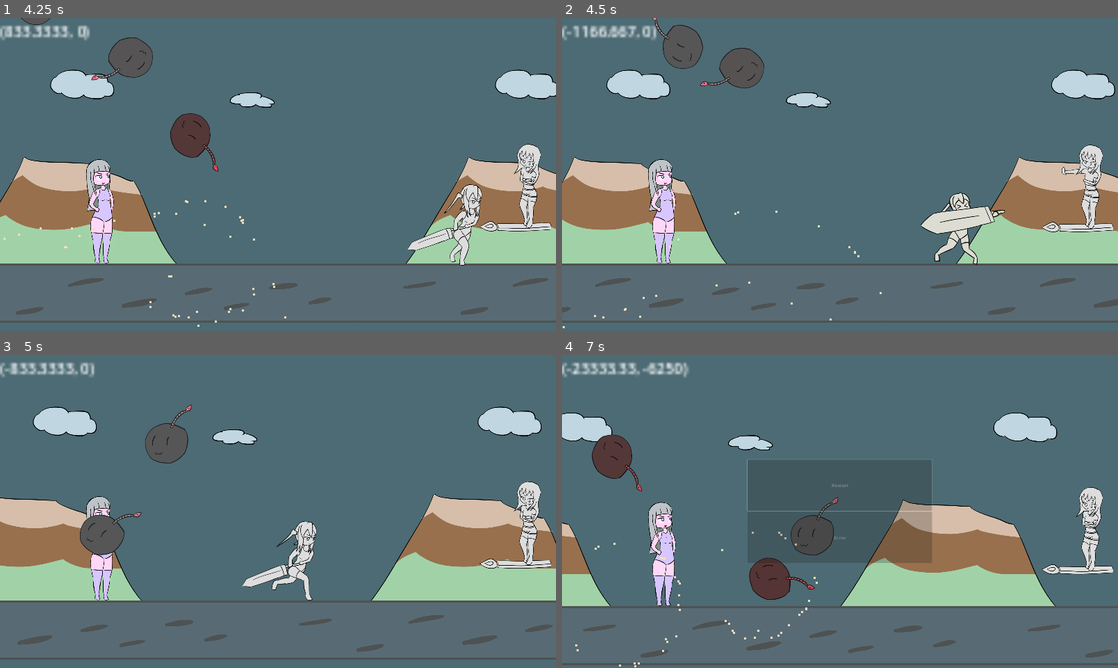
Above: before the commit, frames 1-4 (two rows, left to right).
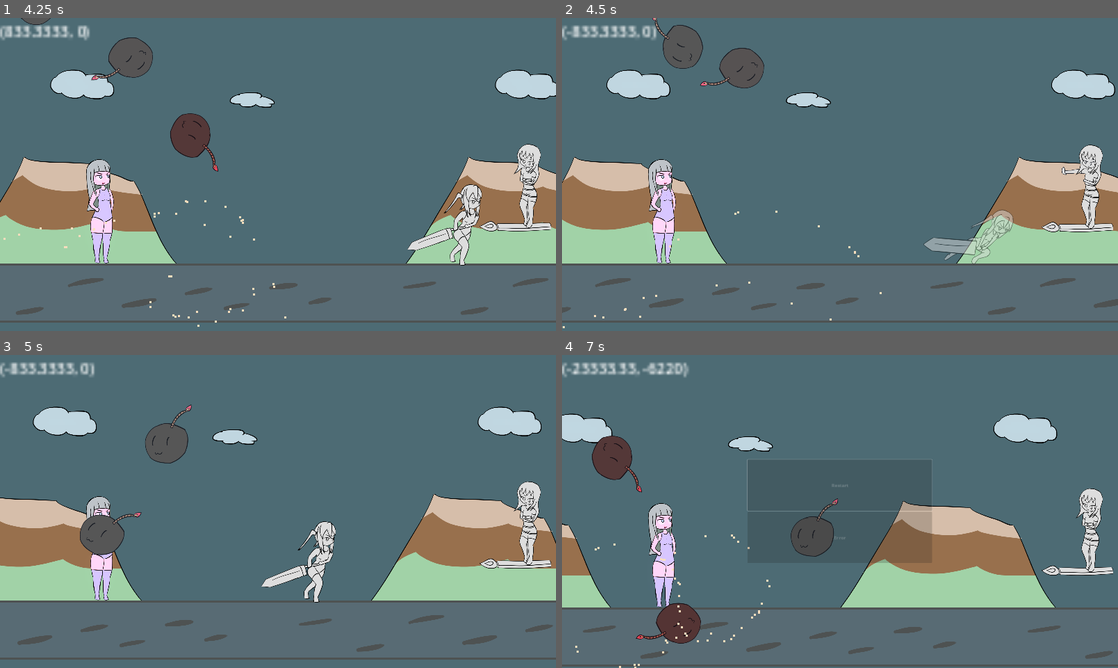
Above: after the commit, the same moments.

Repository: BeatMil/Animurun
Game: Godot game, scene res://Scenes/Forest.tscn
Same seed, same stepped clock (60 frames per second), same inputs: the game is played once before the commit and once after it.
Inputs:
- Up to frame 1 (4.25 s): hold J (attack) 0.53-1.28 s; hold D (move_right) 0.53-2.03 s; tap Space (jump) at 0.77, 1.52, 3.02, 3.77 s; tap K (block) at 1.35 s; hold A (move_left) 2.03-2.78 s; hold L (dodge) 2.03-2.78 s; hold D (move_right) from 2.78 s (still down); tap J (attack) at 2.85 s; hold K (block) from 3.53 s (still down)
- Up to frame 2 (4.5 s): release D (move_right) at 4.28 s; release K (block) at 4.28 s; hold A (move_left) from 4.28 s (still down); tap L (dodge) at 4.35 s
- Up to frame 3 (5 s): keep holding A (move_left); tap Space (jump) at 4.52 s
- Up to frame 4 (7 s): release A (move_left) at 5.03 s; hold D (move_right) 5.03-5.78 s; hold J (attack) 5.03-5.78 s; hold A (move_left) from 5.78 s (still down); tap K (block) at 5.85 s; tap Space (jump) at 6.02, 6.77 s; hold L (dodge) from 6.53 s (still down)

Frame 1 is identical in both runs. In frame 2, 2.1% of the frame differs, in the area x 1-82%, y 2-79%; in frame 3, 1.7%; in frame 4, 6.2%, in the area x 0-100%, y 2-100%.

Commit message:
Chiichan now can chain block in BLOCK_IMPACT

Diff:
--- a/scripts/Chiichan.gd
+++ b/scripts/Chiichan.gd
@@ -34,7 +34,7 @@
 		move_and_slide()
 		return
 
-	if state != States.STUNNED:
+	if state not in [States.STUNNED, States.BLOCK_IMPACT]:
 		# On ground play run animation
 		if is_on_floor():
 			if not anim_player.is_playing():
@@ -108,17 +108,18 @@
 
 func push(power: Vector2):
 	power = (pushback_multiplier * power) + power
-	if state == States.BLOCKING:
+	if state == States.BLOCKING or state == States.BLOCK_IMPACT:
 		anim_player.play("block_impact")
 		velocity += (power / 2)
+		state = States.BLOCK_IMPACT
 	else:
 		anim_player.play("hurt")
 		velocity += power
 
 		## add more pushback next times chiichan got hit
 		pushback_multiplier += 0.5
+		state = States.STUNNED
 
-	state = States.STUNNED
 
 
 func jump():
